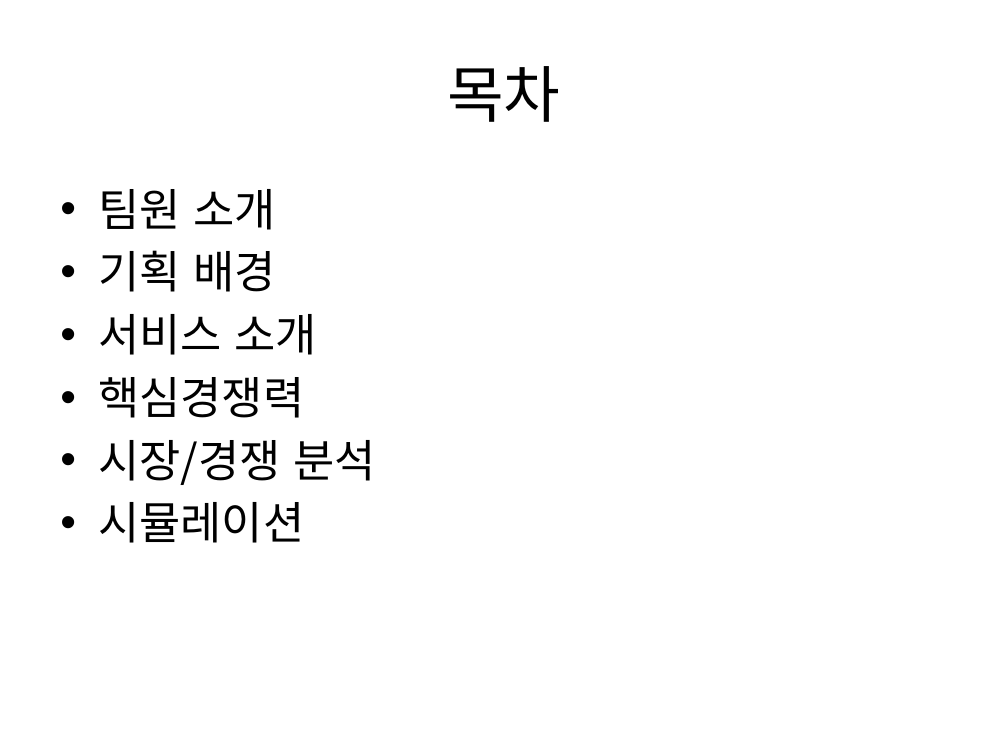
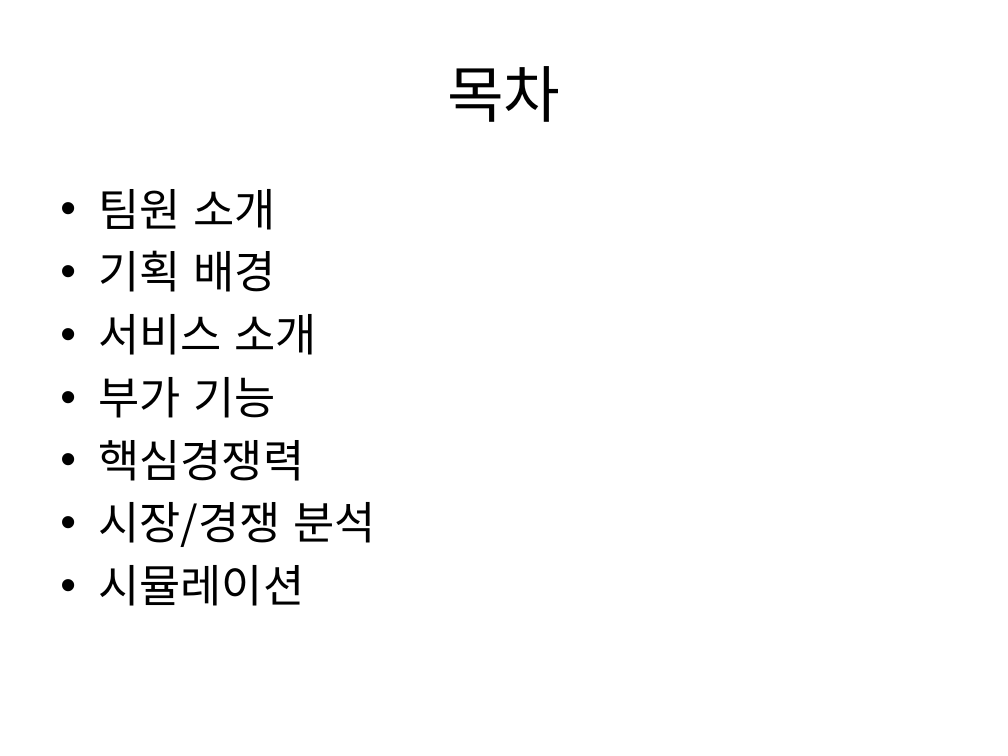
Before and after one commit to pasongsj/ideatone, a slide deck: slide 3 of ideatoneppt.pptx. Drawn at 1008x756 pixels with LibreOffice and Linux fonts; fonts in the diff are those of the drawing. Boxes give left, top, right and bottom in pixels: in the first picture for what was removed or moved away, otherwise in the second. Text is boxed around its words. In the diff, an @@ line names an element or a change of style, - is before the commit and + after.

Commit message:
부가기능 추가

```diff
--- a/ideatoneppt.pptx
+++ b/ideatoneppt.pptx
@@ text at [98,377,275,418]: paragraph added @@
+• 부가 기능
```
Also in this commit, not shown: 2 slides added, 1 other file.
